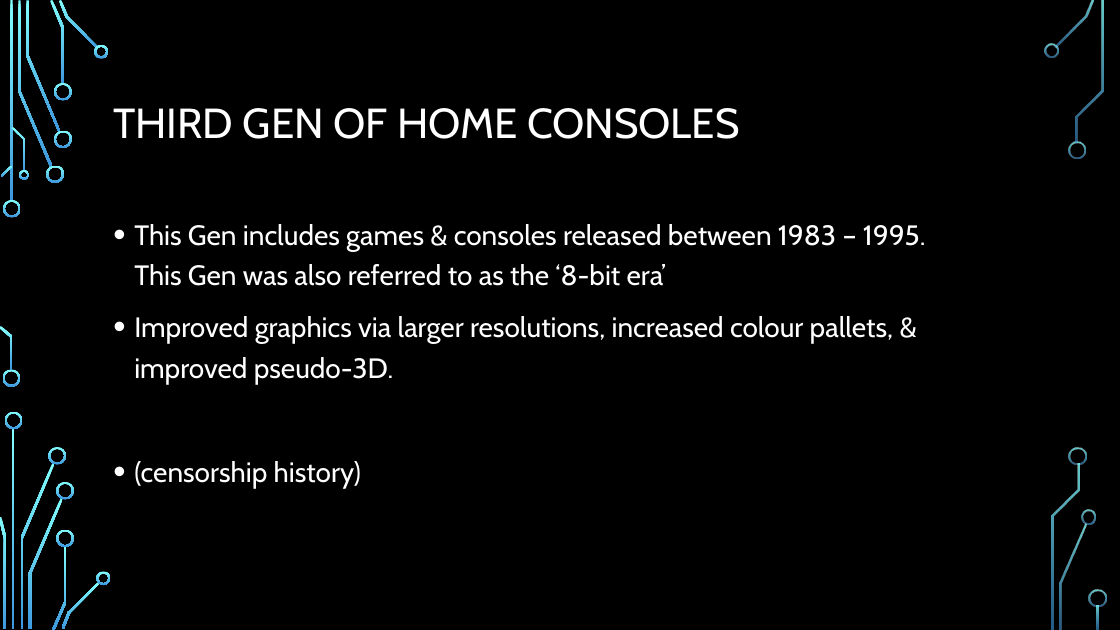
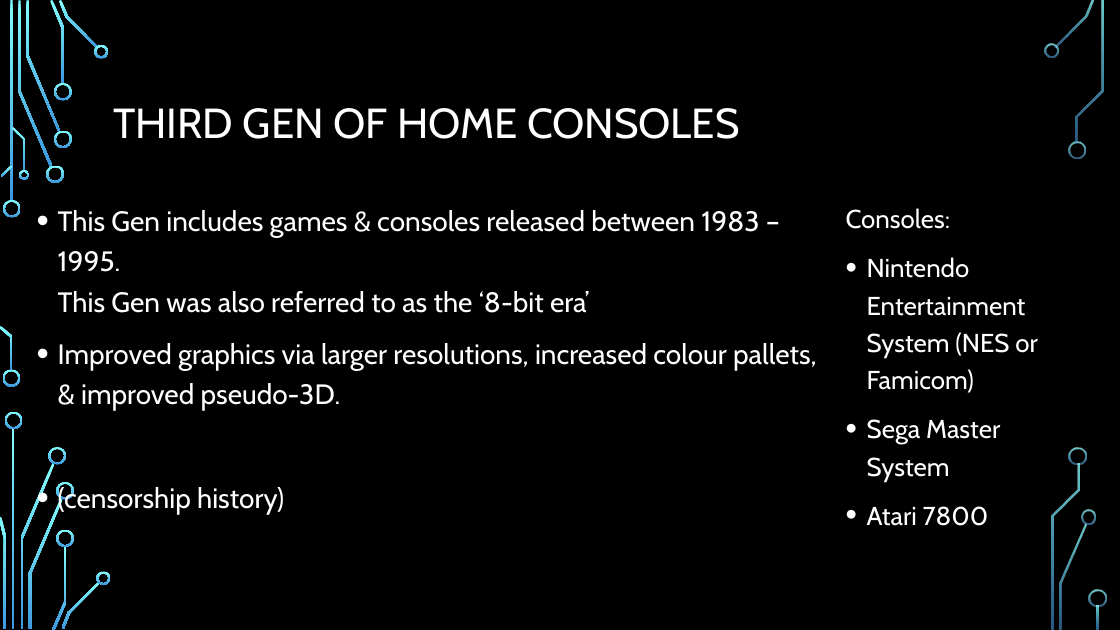
Before and after one commit to Stampard0/Assessments, a slide deck: slide 9 of Informational Technology (Game Design)/Part 1 Redo/Cluster - Introduction to Game Design/AT04/AT04 Video Game History By Richard Pountney.pptx. Drawn at 1120x630 pixels with LibreOffice and Linux fonts; fonts in the diff are those of the drawing; background and template pictures are left out. Boxes give left, top, right and bottom in pixels: in the first picture for what was removed or moved away, otherwise in the second. Text is boxed around its words. In the diff, an @@ line names an element or a change of style, - is before the commit and + after.

```diff
--- a/Informational Technology (Game Design)/Part 1 Redo/Cluster - Introduction to Game Design/AT04/AT04 Video Game History By Richard Pountney.pptx
+++ b/Informational Technology (Game Design)/Part 1 Redo/Cluster - Introduction to Game Design/AT04/AT04 Video Game History By Richard Pountney.pptx
@@ text "This Gen includes games & ..." rewrapped from (134, 224, 926, 488) to (58, 210, 817, 514) @@
@@ text added at (846, 208, 1038, 526), 22.2 pt, text #FFFFFF @@
+Consoles:
+• Nintendo Entertainment System (NES or Famicom)
+• Sega Master System
+• Atari 7800
```
Also in this commit, not shown: 5 other slides changed, 5 slides added, 2 slides removed.
